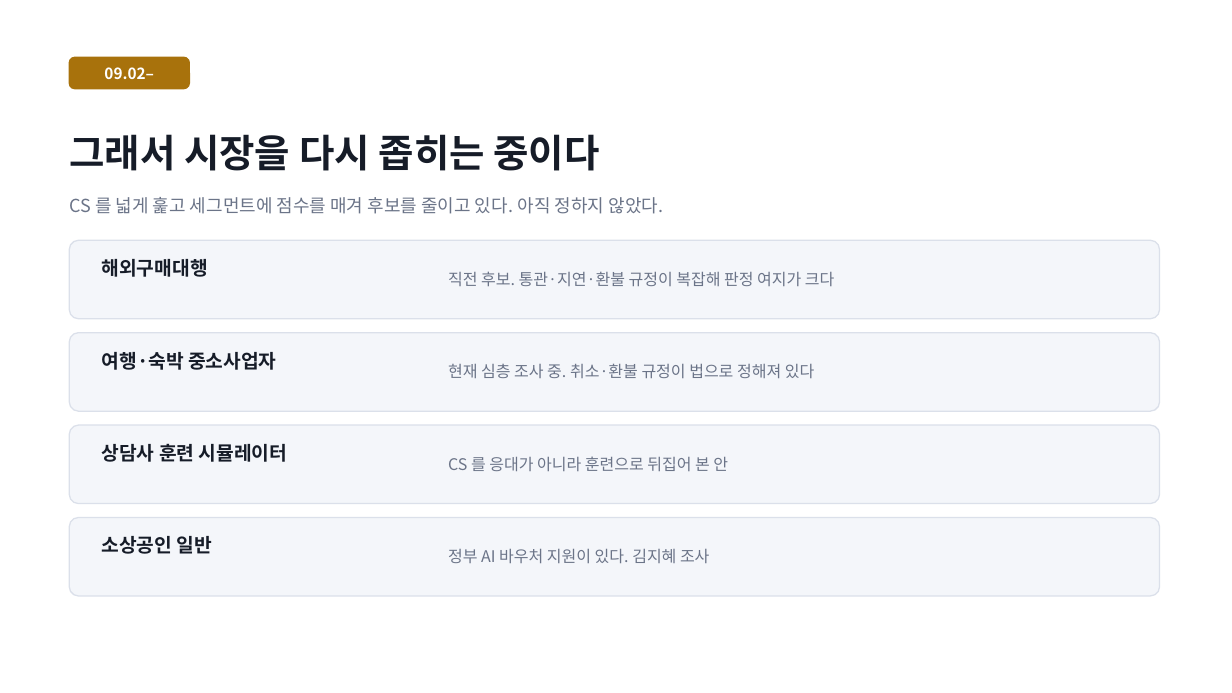
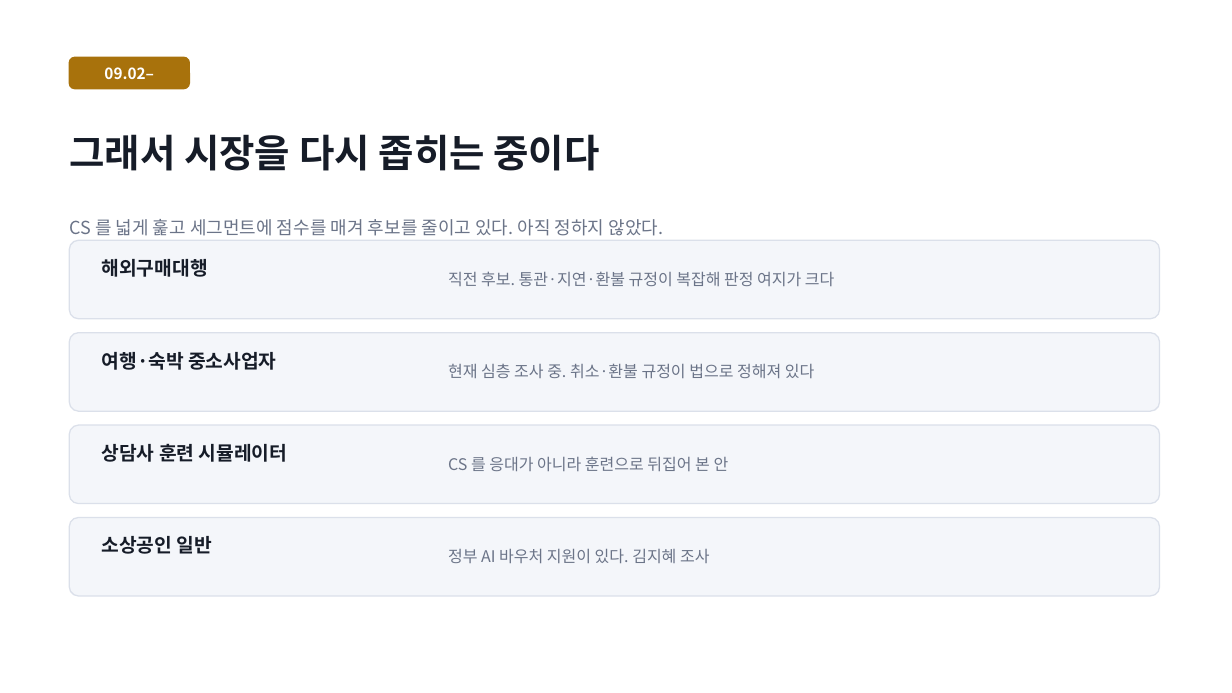
Before and after one commit to roroblack/A-COP, a slide deck: slide 9 of program/산출물양식/[발표] A-COP_진행경과_2026-09-04.pptx (slide 7 before the commit). Drawn at 1232x693 pixels with LibreOffice and Linux fonts; fonts in the diff are those of the drawing. Boxes give left, top, right and bottom in pixels: in the first picture for what was removed or moved away, otherwise in the second. Text is boxed around its words. In the diff, an @@ line names an element or a change of style, - is before the commit and + after.

```diff
--- a/program/산출물양식/[발표] A-COP_진행경과_2026-09-04.pptx
+++ b/program/산출물양식/[발표] A-COP_진행경과_2026-09-04.pptx
@@ text "CS 를 넓게 훑고 세그먼트에 ...": place and size @@
-text "CS 를 넓게 훑고 세그먼트에 ..." at <box>69,197,663,214</box>
+text "CS 를 넓게 훑고 세그먼트에 ..." at <box>69,219,664,236</box>
```
Also in this commit, not shown: 3 other slides changed, 2 slides added, 1 slide removed, 4 other files.
